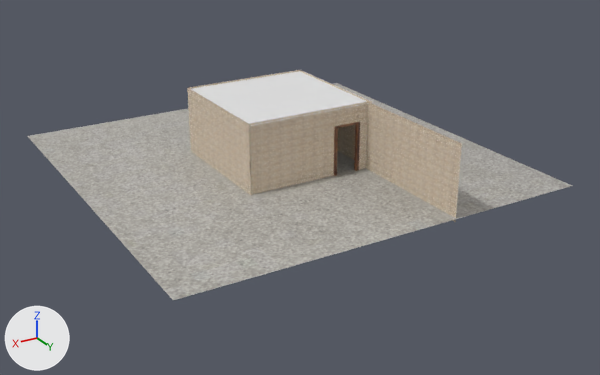
The FBX model Assets/Models/Scenery/Bancada.fbx, before and after one commit.
One viewpoint serves both versions: a 50 mm lens placed at (51.7, 101.5, 43.0), pointed at (-4.1, 8.6, -3.4). Arrows for +X, +Y and +Z are at lower left; the lights stay in place. Where no turn or scale is listed for an object, it has been applied to the vertices. Vertices at the same position are counted once.

In view in the first picture: 'Chão', 'Corredor', 'Moldura.001', 'Parede da esquerda', 'Parede da frente', 'Parede de trás', 'Paredes da direita', 'Teto'.
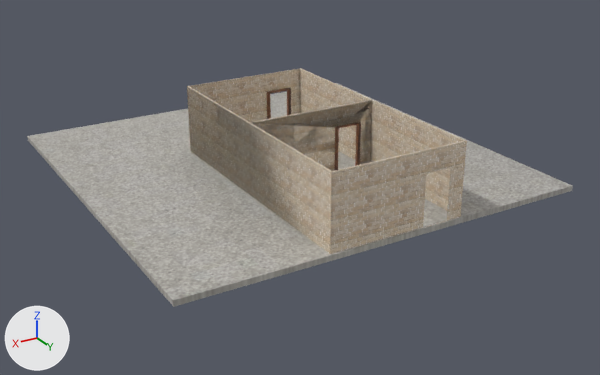
Where the change shows, as pixel boxes [x1, y1, x2, y2] in the pictures (600 x 375 px):
```json
{"object": "Chão", "change": "reshaped", "before": [28, 83, 572, 300], "after": [27, 83, 573, 307]}
{"object": "Paredes", "change": "added", "after": [187, 68, 467, 254], "on screen": "brown"}
{"object": "Paredes da direita", "change": "deleted", "before": [248, 101, 372, 195], "on screen": "brown"}
{"object": "Corredor", "change": "deleted", "before": [366, 102, 462, 222], "on screen": "beige"}
{"object": "Teto", "change": "deleted", "before": [191, 71, 374, 126]}
{"object": "Parede de trás", "change": "deleted", "before": [188, 88, 252, 196], "on screen": "beige"}
{"object": "Parede da frente", "change": "deleted", "before": [300, 70, 371, 160], "on screen": "brown"}
{"object": "Moldura.001", "change": "moved", "before": [334, 122, 360, 176], "after": [334, 122, 361, 171]}
{"object": "Parede da esquerda", "change": "deleted", "before": [187, 70, 300, 146]}
{"part": 1, "of": "me_plane", "change": "added", "after": [27, 136, 573, 307]}
```

Scene script edits in JSON lines:
```json
{"block": "me_plane", "where": "# used by ob_chão; location = (-3.3, 4.3, -0.4)"}
{"block": "me_plane", "where": "# verts and faces of me_plane; kept vertices keep their numbers, new ones are numbered from 4"}
{"block": "me_plane", "where": "# before: 0 (-28.6, -28.6, 0.0) at pixel (336, 83), 1 (28.6, -28.6, 0.0) at pixel (27, 136), 2 (-28.6, 28.6, 0.0) at pixel (572, 185), 3 (28.6, 28.6, 0.0) at pixel (173, 300)"}
{"op": "remove", "block": "me_plane", "code": "me_plane.from_pydata(...)  # 4 vertices, 1 face; spans x -28.6..28.6, y -28.6..28.6, z 0.0"}
{"op": "add", "block": "me_plane", "code": "me_plane.from_pydata(...)  # 8 vertices, 6 faces; spans x -28.6..28.6, y -28.6..28.6, z -0.7..0.0"}
{"block": "me_plane", "change": "me_plane part 1"}
{"op": "add", "block": "me_plane", "code": "for new, old in zip([*range(4, 8)], [*range(0, 4)]): verts[new] = verts[old] + (0.0, 0.0, -0.7)"}
{"op": "add", "block": "me_plane", "code": "faces += [(4, 6, 7, 5), (1, 5, 7, 3), (0, 2, 6, 4), (2, 3, 7, 6), (0, 4, 5, 1)]"}
{"op": "add", "block": "me_cube_003", "code": ["me_cube_003 = bpy.data.meshes.new('Cube.003')", "me_cube_003.from_pydata(...)  # 43 vertices, 28 faces; spans x -9.5..9.5, y -9.5..28.4, z -5.3..5.3", "me_cube_003.materials.append(mat_parede)  # picture img_wall_texture_jpg"]}
{"op": "remove", "block": "ob_parede_da_frente", "code": ["ob_parede_da_frente = bpy.data.objects.new('Parede da frente', me_plane_003)", "ob_parede_da_frente.location = (-12.3, 4.3, 4.2)"]}
{"op": "remove", "block": "ob_paredes_da_direita", "code": ["ob_paredes_da_direita = bpy.data.objects.new('Paredes da direita', me_plane_002)", "ob_paredes_da_direita.location = (-12.3, 4.3, 4.2)"]}
{"op": "remove", "block": "ob_parede_da_esquerda", "code": ["ob_parede_da_esquerda = bpy.data.objects.new('Parede da esquerda', me_plane_004)", "ob_parede_da_esquerda.location = (-12.3, 4.3, 4.2)"]}
{"op": "remove", "block": "ob_parede_de_trás", "code": ["ob_parede_de_trás = bpy.data.objects.new('Parede de trás', me_plane_005)", "ob_parede_de_trás.location = (-12.0, 4.3, 4.2)"]}
{"op": "set", "path": "ob_moldura_001.location", "old": "(-6.7, 13.5, 3.1)", "new": "(-6.7, 13.7, 3.1)"}
{"op": "remove", "block": "ob_corredor", "code": ["ob_corredor = bpy.data.objects.new('Corredor', me_plane_001)", "ob_corredor.location = (-11.8, 23.2, 4.2)"]}
{"op": "remove", "block": "ob_teto", "code": ["ob_teto = bpy.data.objects.new('Teto', me_plane_006)", "ob_teto.location = (-3.3, 4.3, 9.1)"]}
{"op": "add", "block": "ob_paredes", "code": ["ob_paredes = bpy.data.objects.new('Paredes', me_cube_003)", "ob_paredes.location = (-3.1, 4.3, 4.2)"]}
```
